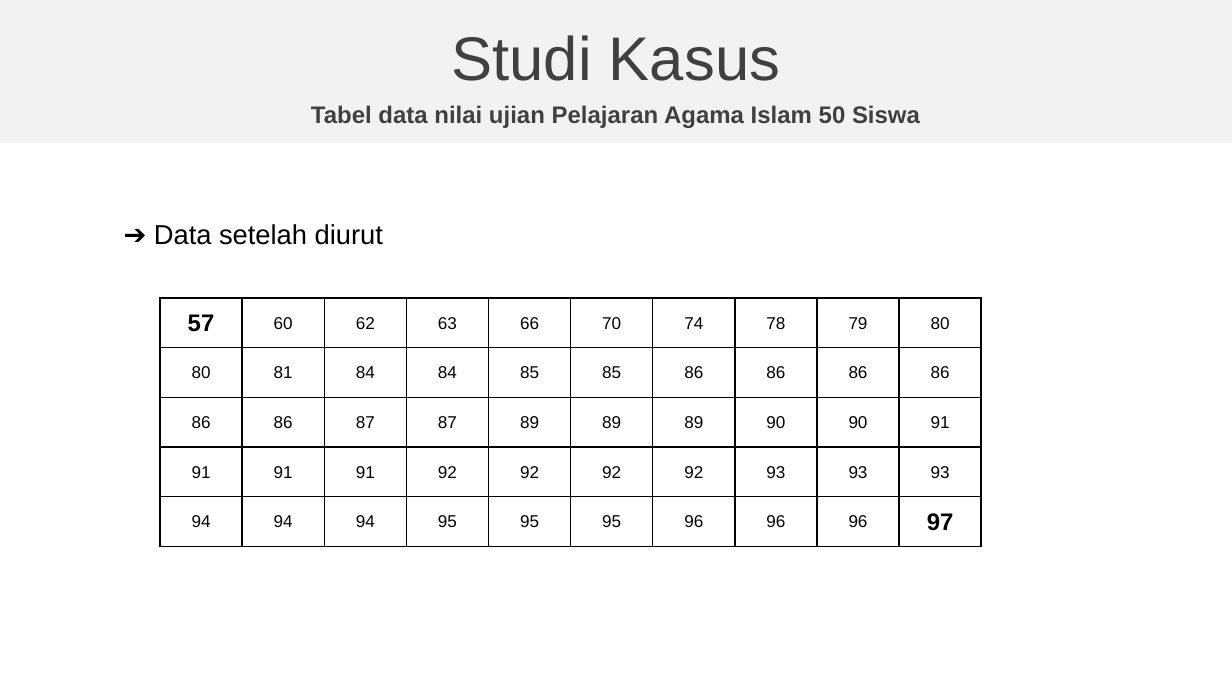
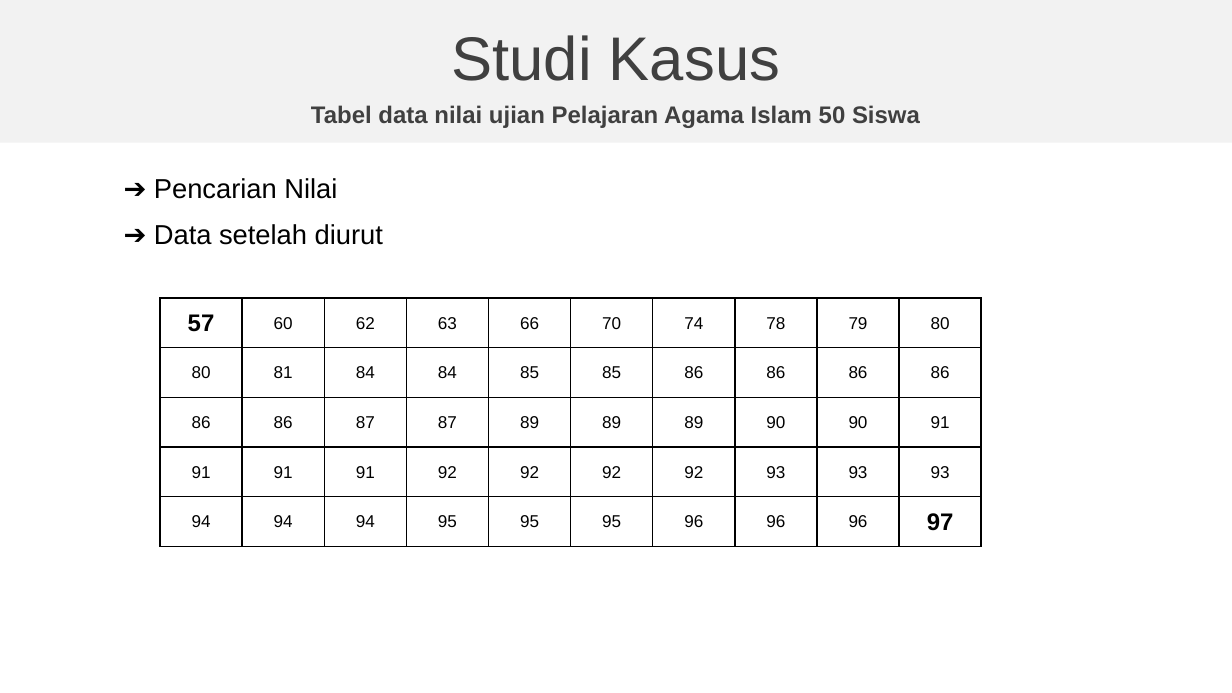
Before and after one commit to natacloud/statistika, a slide deck: slide 14 of Presentasi-Statistika-kelompok-3.pptx. Drawn at 1232x693 pixels with LibreOffice and Linux fonts; fonts in the diff are those of the drawing; background and template pictures are left out. Boxes give left, top, right and bottom in pixels: in the first picture for what was removed or moved away, otherwise in the second. Text is boxed around its words. In the diff, an @@ line names an element or a change of style, - is before the commit and + after.

```diff
--- a/Presentasi-Statistika-kelompok-3.pptx
+++ b/Presentasi-Statistika-kelompok-3.pptx
@@ text added at <box>154,178,337,199</box>, 16 pt, text #000000 @@
+➔ Pencarian Nilai
```
Also in this commit, not shown: 7 other slides changed, 4 other files.
